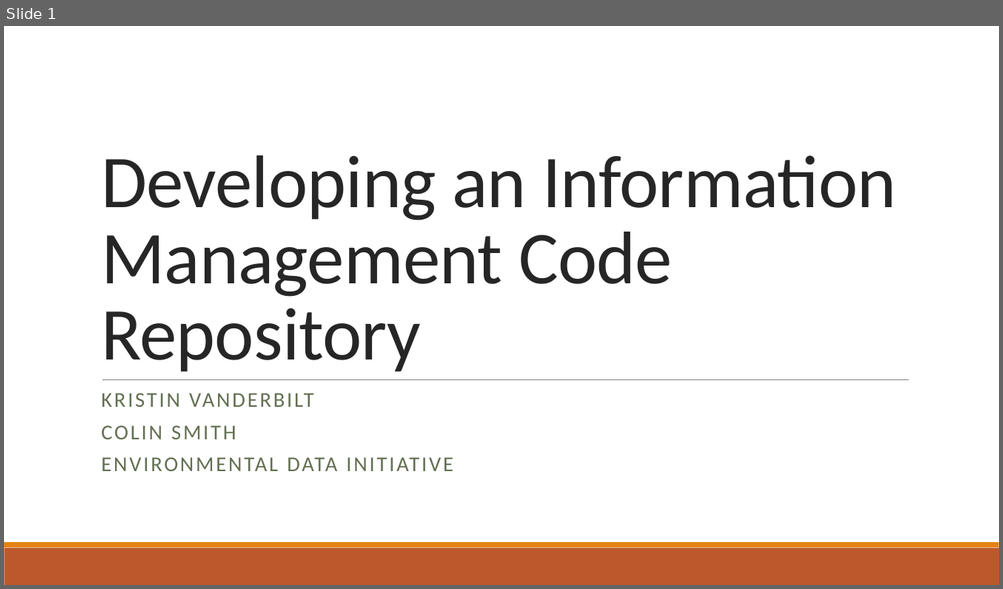
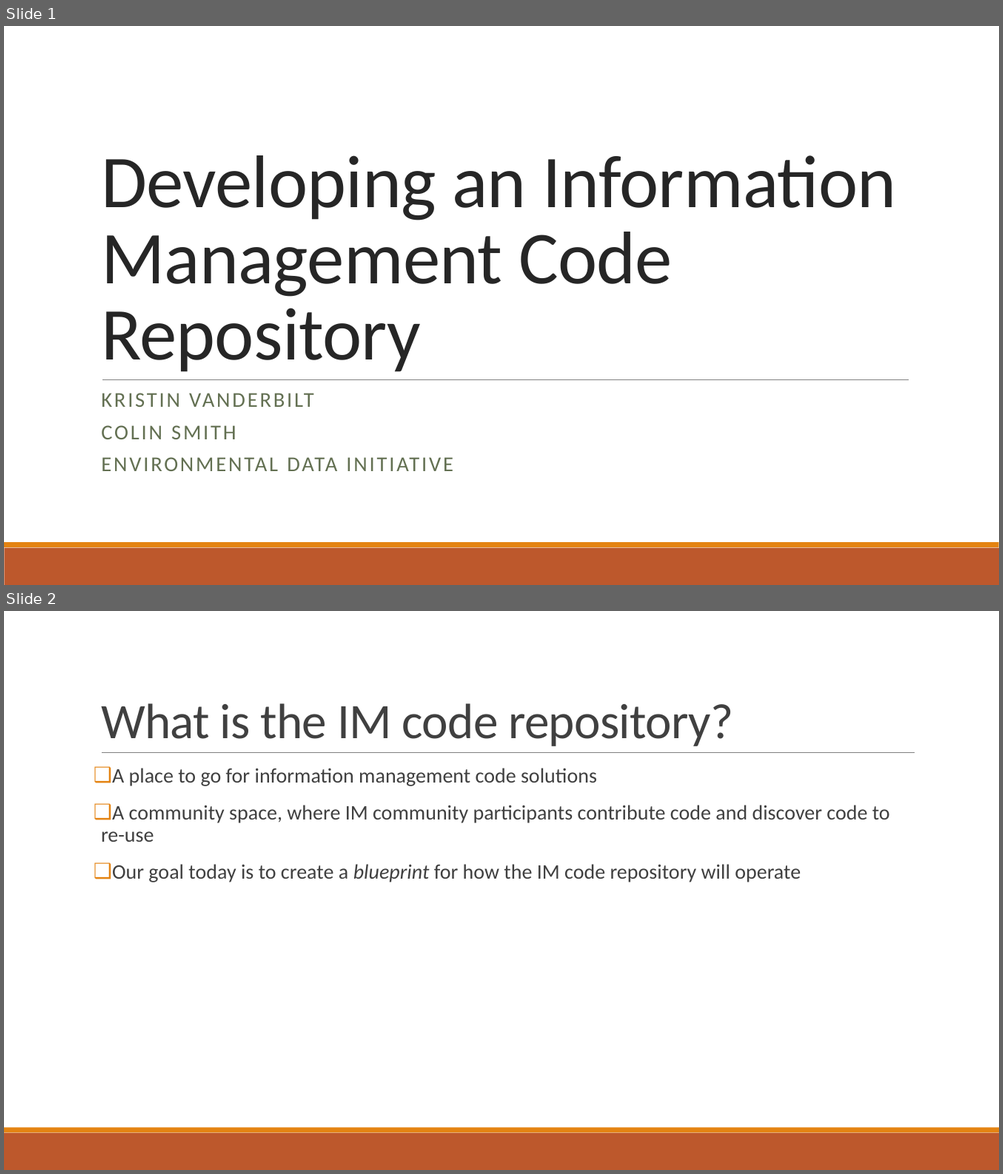
Before and after one commit to vanderbi/codeLibrary, a slide deck: Building an Information Management Code Library.pptx. Shown one above the other, each under a label of ours: slide 1 before the commit, slides 1 and 2 after it. The pictures are 1003x589 and 1003x1174 pixels, drawn with LibreOffice and Linux fonts; fonts in the diff are those of the drawing; background and template pictures are left out. Boxes give left, top, right and bottom in pixels: in the first picture for what was removed or moved away, otherwise in the second. Text is boxed around its words. In the diff, an @@ line names an element or a change of style, - is before the commit and + after.

```diff
--- a/Building an Information Management Code Library.pptx
+++ b/Building an Information Management Code Library.pptx
@@ slide 2 added at (x1=4, y1=611, x2=999, y2=1170), background #FFFFFF; not listed: 2 template elements that a slide beside it also shows @@
@@ title added at (x1=101, y1=703, x2=733, y2=746), 48 pt, text #404040 @@
+What is the IM code repository?
@@ line added from (102, 753) to (915, 753), #808080 0.5 pt @@
@@ text added at (x1=101, y1=768, x2=890, y2=883), 20 pt, text #404040 @@
+❑ A place to go for information management code solutions
+❑ A community space, where IM community participants contribute code and discover code to re-use
+❑ Our goal today is to create a blueprint for how the IM code repository will operate
```
Also in this commit, not shown: 4 slides changed, 3 other slides added.
